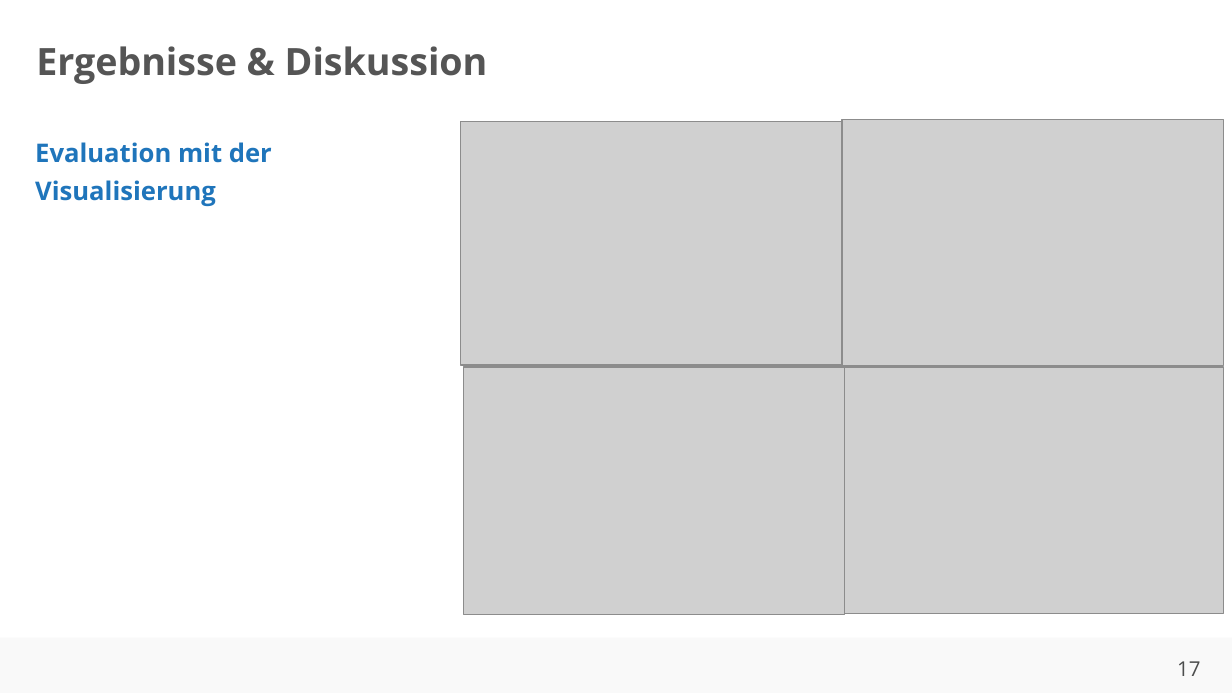
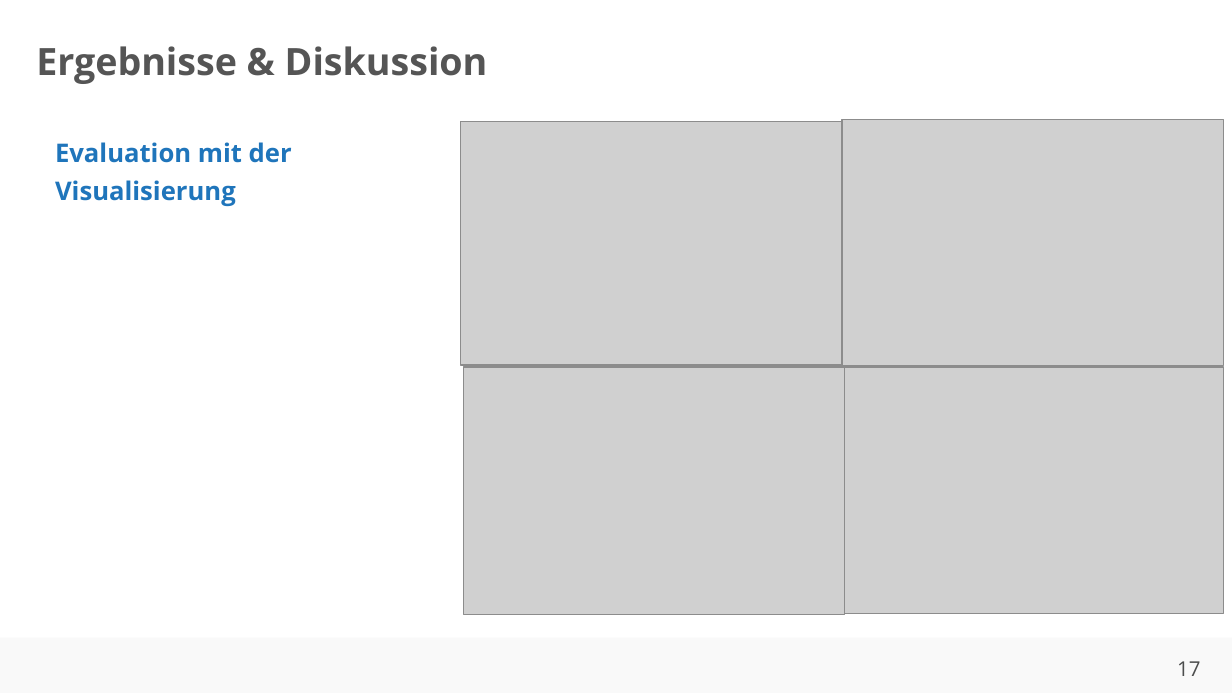
Before and after one commit to ahndavin/Abschlussarbeit_Bachelor, a slide deck: slide 17 of Kolloquium/Kolloquium.pptx. Drawn at 1232x693 pixels with LibreOffice and Linux fonts; fonts in the diff are those of the drawing; grey boxes stand for pictures; background and template pictures are left out. Boxes give left, top, right and bottom in pixels: in the first picture for what was removed or moved away, otherwise in the second. Text is boxed around its words. In the diff, an @@ line names an element or a change of style, - is before the commit and + after.

```diff
--- a/Kolloquium/Kolloquium.pptx
+++ b/Kolloquium/Kolloquium.pptx
@@ text "Evaluation mit der Visualisierung" moved from (x1=35, y1=142, x2=272, y2=206) to (x1=55, y1=142, x2=292, y2=206) @@
```
Also in this commit, not shown: 7 other slides changed, 1 slide added.
